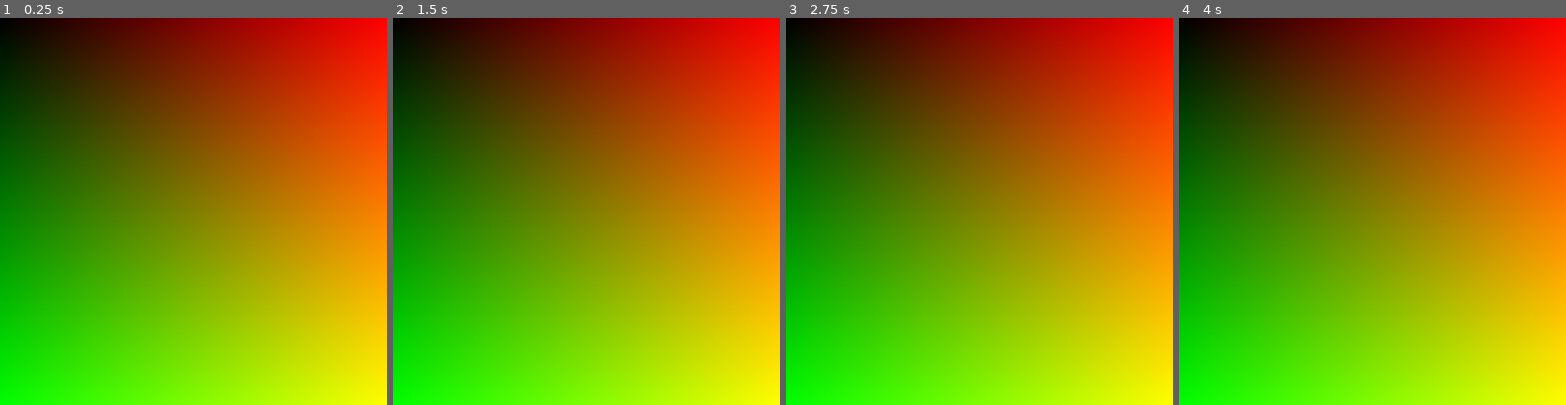
Above: before the commit, frames 1-4 (left to right).
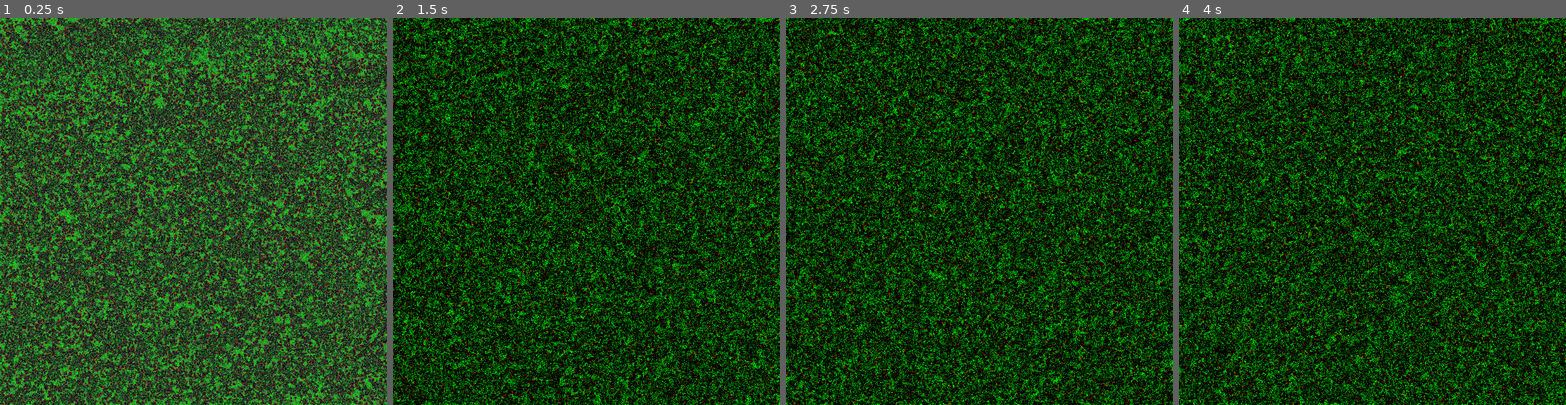
Above: after the commit, the same moments.

Repository: max-deutsch/cellular-map
Game: Godot game, scene res://ForestFire.tscn
The game is run twice, just before and just after one commit, with the same random seed, the same clock (stepped at 60 frames per second) and the same inputs.
Inputs:
- Up to frame 1 (0.25 s): no input
- Up to frame 2 (1.5 s): no input
- Up to frame 3 (2.75 s): no input
- Up to frame 4 (4 s): no input

The runs differ from the first frame. In frame 1, 99% of the frame differs, in the area x 0-100%, y 0-100%; in frame 2, 99%; in frame 3, 99%; in frame 4, 99%.

Commit message:
implement forest fire shader logic

Diff:
--- a/ForestFire.shader
+++ b/ForestFire.shader
@@ -1,8 +1,63 @@
 shader_type canvas_item;
+
+const float fireProbability = 0.00;
+const float treeProbability = 0.05;
+
+const vec4 empty = vec4(0.0, 0.0, 0.0, 1.0);
+const vec4 fire = vec4(1.0, 0.0, 0.0, 1.0);
+const vec4 tree = vec4(0.0, 1.0, 0.0, 1.0);
+
+const vec2 top_left_offset = vec2(-1.0, -1.0);
+const vec2 top_middle_offset = vec2(0.0, -1.0);
+const vec2 top_right_offset = vec2(1.0, -1.0);
+const vec2 center_left_offset = vec2(-1.0, 0.0);
+const vec2 center_right_offset = vec2(1.0, 0.0);
+const vec2 bottom_left_offset = vec2(-1.0, 1.0);
+const vec2 bottom_middle_offset = vec2(0.0, 1.0);
+const vec2 bottom_right_offset = vec2(1.0, 1.0);
+
+// https://godotshaders.com/snippet/random-value/
+float random (vec2 uv) {
+    return fract(sin(dot(uv.xy * TIME,
+        vec2(12.9898,78.233))) * 43758.5453123);
+}
+
 
 void fragment() {
 	vec2 uv = SCREEN_UV;
 	vec2 sz = SCREEN_PIXEL_SIZE;
 
-	COLOR = vec4(uv, 0.0, 1.0);
+
+
+	vec4 cell = texture(TEXTURE, SCREEN_UV);
+
+	vec4 result = cell;
+	if(cell == fire) {
+		// A cell with a burning tree will become empty
+		result = empty;
+	} else if (cell == tree) {
+		const vec4 state = fire;
+		int neighbourFireCount =
+			(texture(TEXTURE, SCREEN_UV + top_left_offset * SCREEN_PIXEL_SIZE) == state ? 1 : 0) +
+			(texture(TEXTURE, SCREEN_UV + top_middle_offset * SCREEN_PIXEL_SIZE) == state ? 1 : 0) +
+			(texture(TEXTURE, SCREEN_UV + top_right_offset * SCREEN_PIXEL_SIZE) == state ? 1 : 0) +
+			(texture(TEXTURE, SCREEN_UV + center_left_offset * SCREEN_PIXEL_SIZE) == state ? 1 : 0) +
+			(texture(TEXTURE, SCREEN_UV + center_right_offset * SCREEN_PIXEL_SIZE) == state ? 1 : 0) +
+			(texture(TEXTURE, SCREEN_UV + bottom_left_offset * SCREEN_PIXEL_SIZE) == state ? 1 : 0) +
+			(texture(TEXTURE, SCREEN_UV + bottom_middle_offset * SCREEN_PIXEL_SIZE) == state ? 1 : 0) +
+			(texture(TEXTURE, SCREEN_UV + bottom_right_offset * SCREEN_PIXEL_SIZE) == state ? 1 : 0);
+
+		// A cell containing a tree will catch on fire, if at least one neighbor is on fire
+		// A cell containing a tree without a neighbor on fire will catch fire with a probability
+		if(neighbourFireCount > 0) {
+			result = fire;
+		} else if(random(uv) <= fireProbability) {
+			result = fire;
+		}
+	} else if(random(uv) <= treeProbability) {
+		// An empty cell will grow a new tree with a probability
+		result = tree;
+	}
+
+	COLOR = result;
 }
